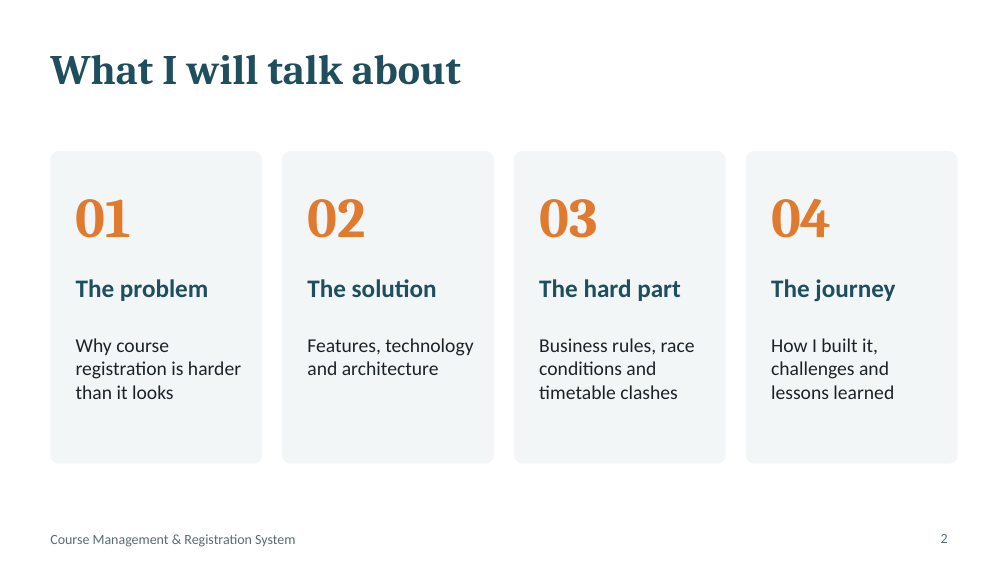
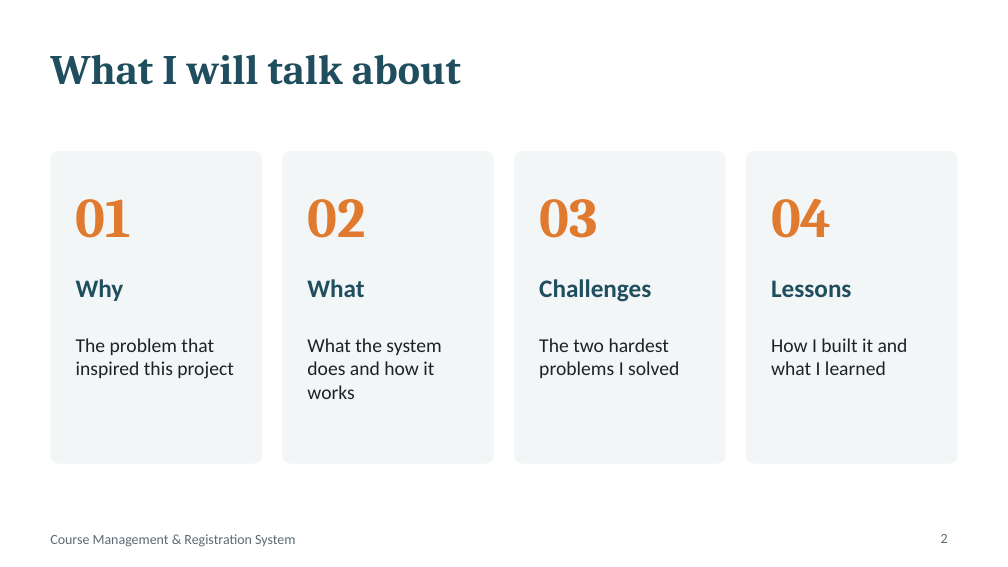
Before and after one commit to JustALog/Course-management-system, a slide deck: slide 2 of report/presentation.pptx. Drawn at 1008x567 pixels with LibreOffice and Linux fonts; fonts in the diff are those of the drawing. Boxes give left, top, right and bottom in pixels: in the first picture for what was removed or moved away, otherwise in the second. Text is boxed around its words. In the diff, an @@ line names an element or a change of style, - is before the commit and + after.

```diff
--- a/report/presentation.pptx
+++ b/report/presentation.pptx
@@ text at [76,279,124,301]: text changed @@
-The problem
+Why
@@ text at [307,279,364,297]: text changed @@
-The solution
+What
@@ text at [539,279,651,302]: text changed @@
-The hard part
+Challenges
@@ text at [771,280,851,297]: text changed @@
-The journey
+Lessons
@@ text at [76,338,233,379]: text changed @@
-Why course registration is harder than it looks
+The problem that inspired this project
@@ text at [307,338,441,399]: text changed @@
-Features, technology and architecture
+What the system does and how it works
@@ text at [539,338,679,378]: text changed @@
-Business rules, race conditions and timetable clashes
+The two hardest problems I solved
@@ text at [771,338,908,375]: text changed @@
-How I built it, challenges and lessons learned
+How I built it and what I learned
```
Also in this commit, not shown: 6 other slides changed, 2 slides added, 5 slides removed, 5 other files.
